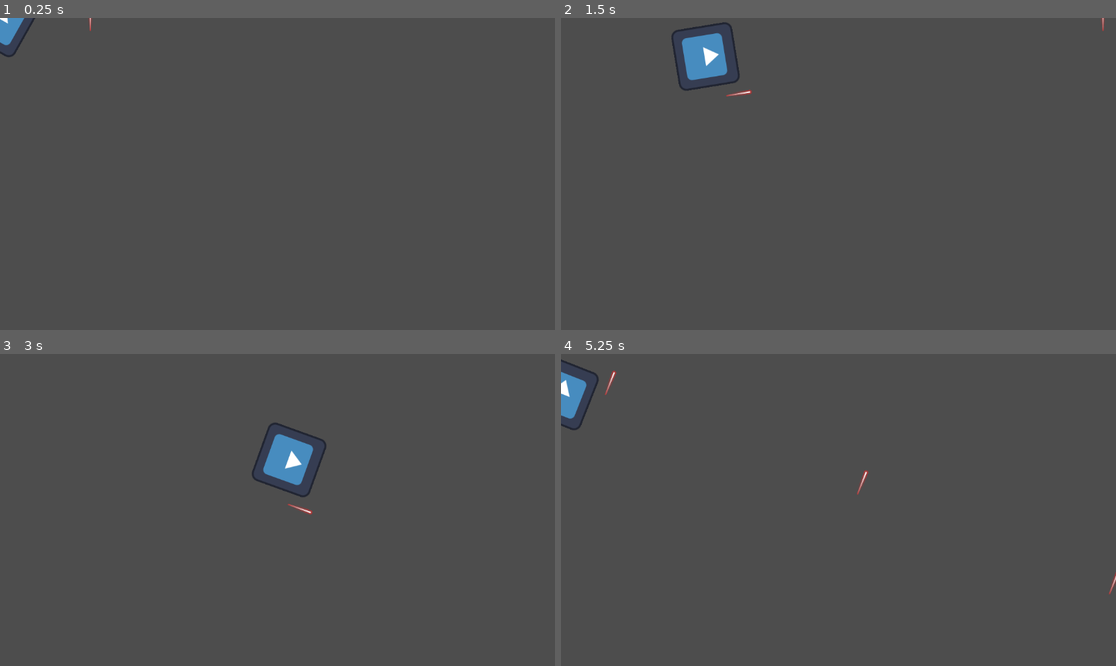
Above: before the commit, frames 1-4 (two rows, left to right).
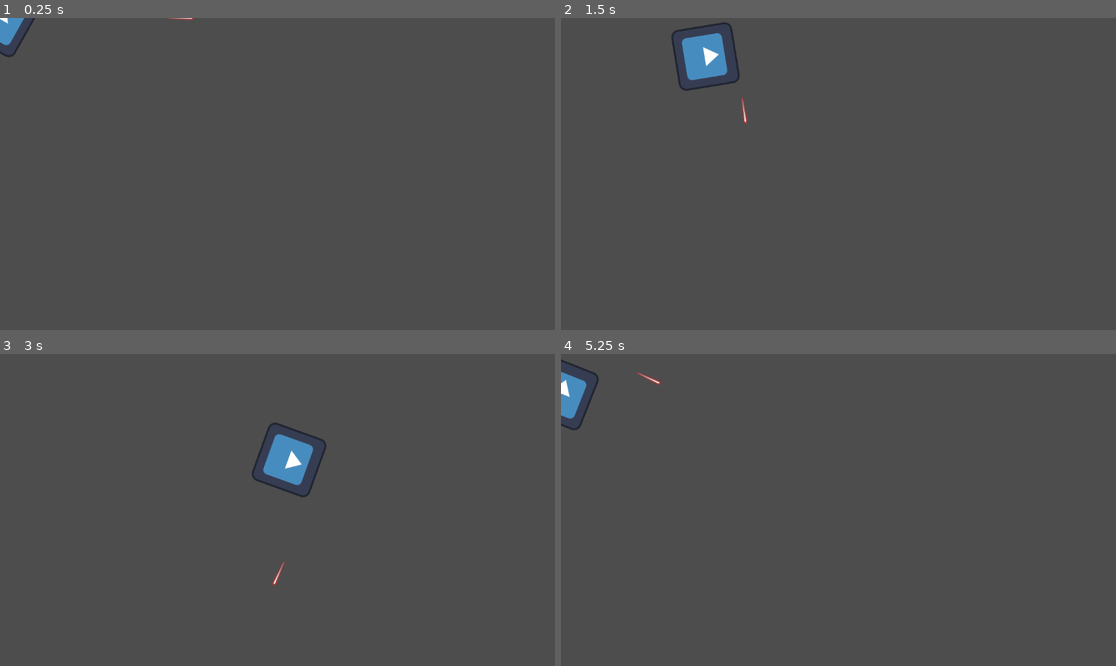
Above: after the commit, the same moments.

Repository: Coding-Dead/D17-Gaming
Game: Godot game, scene res://world.tscn
Same seed, same stepped clock (60 frames per second), same inputs: the game is played once before the commit and once after it. The engine's default icon, where the game draws it, is replaced by a stand-in: a white triangle on a blue panel in a dark square.
Inputs (mouse positions are in pixels of both pictures, inside the frame that each line leads up to):
- Up to frame 1 (0.25 s): no input
- Up to frame 2 (1.5 s): tap Enter at 0.5 s; move the mouse to (960, 158) at 0.52 s; hold Right (right) 0.53-1.28 s; click (960, 158) at 0.6 s; move the mouse to (727, 189) at 1.27 s; hold Down (down) from 1.28 s (still down); click (727, 189) at 1.35 s
- Up to frame 3 (3 s): move the mouse to (333, 441) at 2.02 s; release Down (down) at 2.03 s; hold Right (right) 2.03-2.78 s; click (333, 441) at 2.1 s; move the mouse to (249, 572) at 2.77 s; hold Up (up) from 2.78 s (still down); click (249, 572) at 2.85 s
- Up to frame 4 (5.25 s): move the mouse to (1005, 556) at 3.52 s; release Up (up) at 3.53 s; hold A (left) 3.53-5.03 s; click (1005, 556) at 3.6 s; move the mouse to (672, 463) at 4.27 s; click (672, 463) at 4.35 s; move the mouse to (866, 510) at 5.02 s; hold Down (down) from 5.03 s (still down); click (866, 510) at 5.1 s

The runs differ from the first frame. In frame 1, less than 0.1% of the frame differs, in the area x 15-35%, y 0-5%; in frame 2, 0.1%; in frame 3, 0.1%; in frame 4, 0.2%, in the area x 7-100%, y 5-78%.

Commit message:
Add player fixes (#2)
* fixes

* fixes

---------

Co-authored-by: Karol Sewilo <karol.sewilo@swmansion.com>

Diff:
--- a/Bullet.gd
+++ b/Bullet.gd
@@ -1,6 +1,6 @@
 extends Area2D
 
-var speed = 750
+var speed = 1500
 
 func _physics_process(delta):
 	position += transform.x * speed * delta
--- a/bullet.tscn
+++ b/bullet.tscn
@@ -1,14 +1,13 @@
 [gd_scene load_steps=3 format=3 uid="uid://blp26eixjuv32"]
 
-[ext_resource type="Script" path="res://Bullet.gd" id="1_evc8a"]
+[ext_resource type="Script" path="res://bullet.gd" id="1_vputh"]
 [ext_resource type="Texture2D" uid="uid://cmhdcdnuo4eas" path="res://laserRed01.png" id="2_afq41"]
 
-[node name="Bullet" type="Node2D"]
+[node name="Bullet" type="Area2D"]
+script = ExtResource("1_vputh")
 
-[node name="Bullet" type="Area2D" parent="."]
-script = ExtResource("1_evc8a")
-
-[node name="Sprite2D" type="Sprite2D" parent="Bullet"]
+[node name="Sprite2D" type="Sprite2D" parent="."]
+rotation = 1.5708
 texture = ExtResource("2_afq41")
 
-[node name="CollisionShape2D" type="CollisionShape2D" parent="Bullet"]
+[node name="CollisionShape2D" type="CollisionShape2D" parent="."]
--- a/Character.gd
+++ b/player.gd
@@ -5,8 +5,8 @@
 
 func shoot():
 	var b = Bullet.instantiate()
-	add_child(b)
-	b.transform = $Muzzle.transform
+	owner.add_child(b)
+	b.transform = $Muzzle.global_transform
 
 func get_input():
 	look_at(get_global_mouse_position())
--- a/player.tscn
+++ b/player.tscn
@@ -1,19 +1,17 @@
 [gd_scene load_steps=4 format=3 uid="uid://crqrei8gtj8kq"]
 
-[ext_resource type="Script" path="res://Character.gd" id="1_j4ky3"]
+[ext_resource type="Script" path="res://player.gd" id="1_i8xsc"]
 [ext_resource type="PackedScene" uid="uid://blp26eixjuv32" path="res://bullet.tscn" id="2_y1gaq"]
 [ext_resource type="Texture2D" uid="uid://dtcbx3tq7xss7" path="res://icon.svg" id="3_yru0b"]
 
-[node name="Player" type="Node2D"]
-
-[node name="CharacterBody2D" type="CharacterBody2D" parent="."]
-script = ExtResource("1_j4ky3")
+[node name="Player" type="CharacterBody2D" groups=["player"]]
+script = ExtResource("1_i8xsc")
 Bullet = ExtResource("2_y1gaq")
 
-[node name="Muzzle" type="Marker2D" parent="CharacterBody2D"]
+[node name="Muzzle" type="Marker2D" parent="."]
 position = Vector2(0, -56)
 
-[node name="Sprite2D" type="Sprite2D" parent="CharacterBody2D"]
+[node name="Sprite2D" type="Sprite2D" parent="."]
 texture = ExtResource("3_yru0b")
 
-[node name="CollisionShape2D" type="CollisionShape2D" parent="CharacterBody2D"]
+[node name="CollisionShape2D" type="CollisionShape2D" parent="."]
